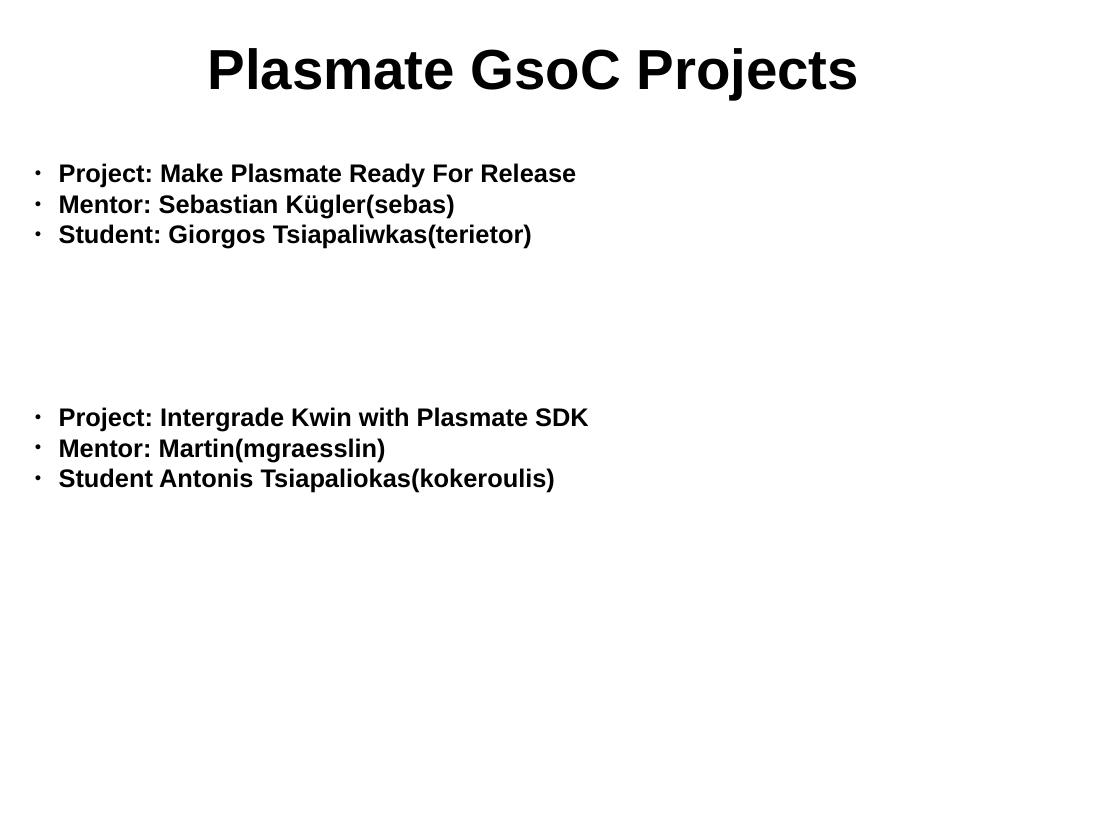
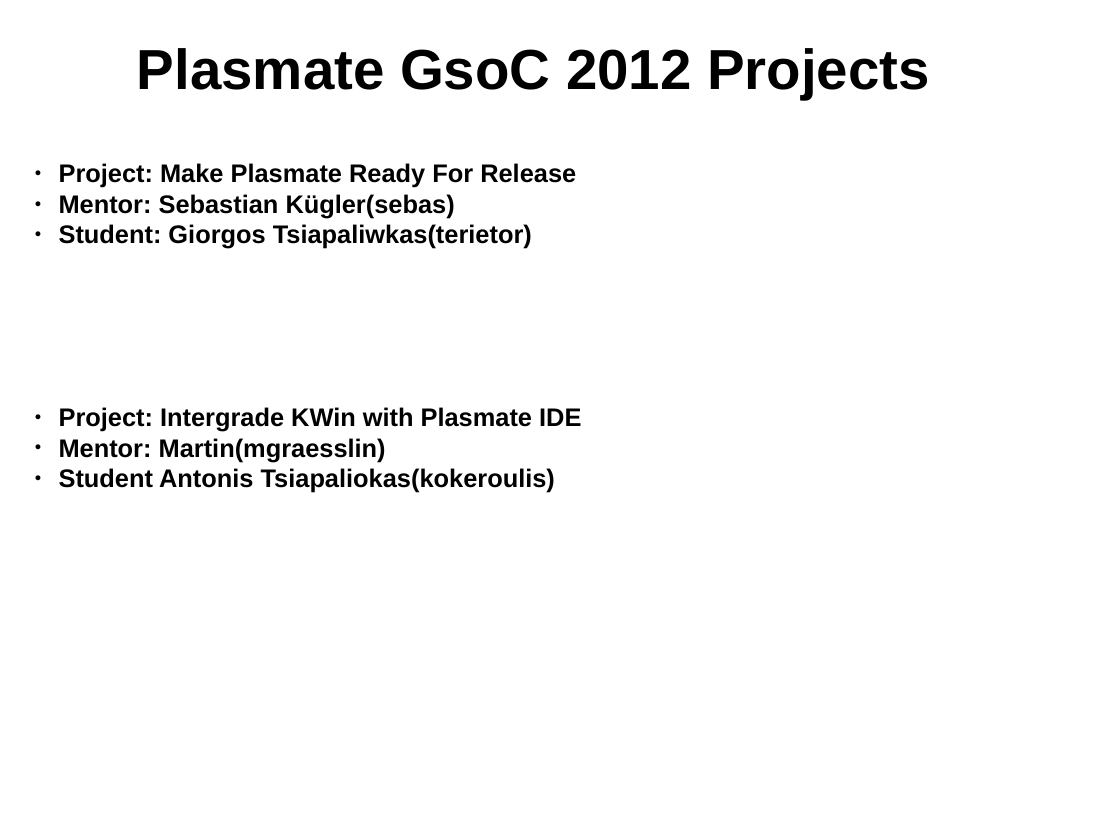
Before and after one commit to gtsiap/presenations, a slide deck: slide 7 of openSUSE gr Summer Camp 2012/plasmate.odp. Drawn at 1120x840 pixels with LibreOffice and Linux fonts; fonts in the diff are those of the drawing; background and template pictures are left out. Boxes give left, top, right and bottom in pixels: in the first picture for what was removed or moved away, otherwise in the second. Text is boxed around its words. In the diff, an @@ line names an element or a change of style, - is before the commit and + after.

Commit message:
Finish the slides regarding the gsoc project "Intergrade KWin with Plasmate IDE"

```diff
--- a/openSUSE gr Summer Camp 2012/plasmate.odp
+++ b/openSUSE gr Summer Camp 2012/plasmate.odp
@@ text at <box>137,48,929,100</box>: text changed @@
-Plasmate GsoC Projects
+Plasmate GsoC 2012 Projects
@@ text at <box>59,407,581,432</box>: text changed @@
-● Project: Intergrade Kwin with Plasmate SDK
+● Project: Intergrade KWin with Plasmate IDE
```
Also in this commit, not shown: 3 other slides changed, 4 slides added.
